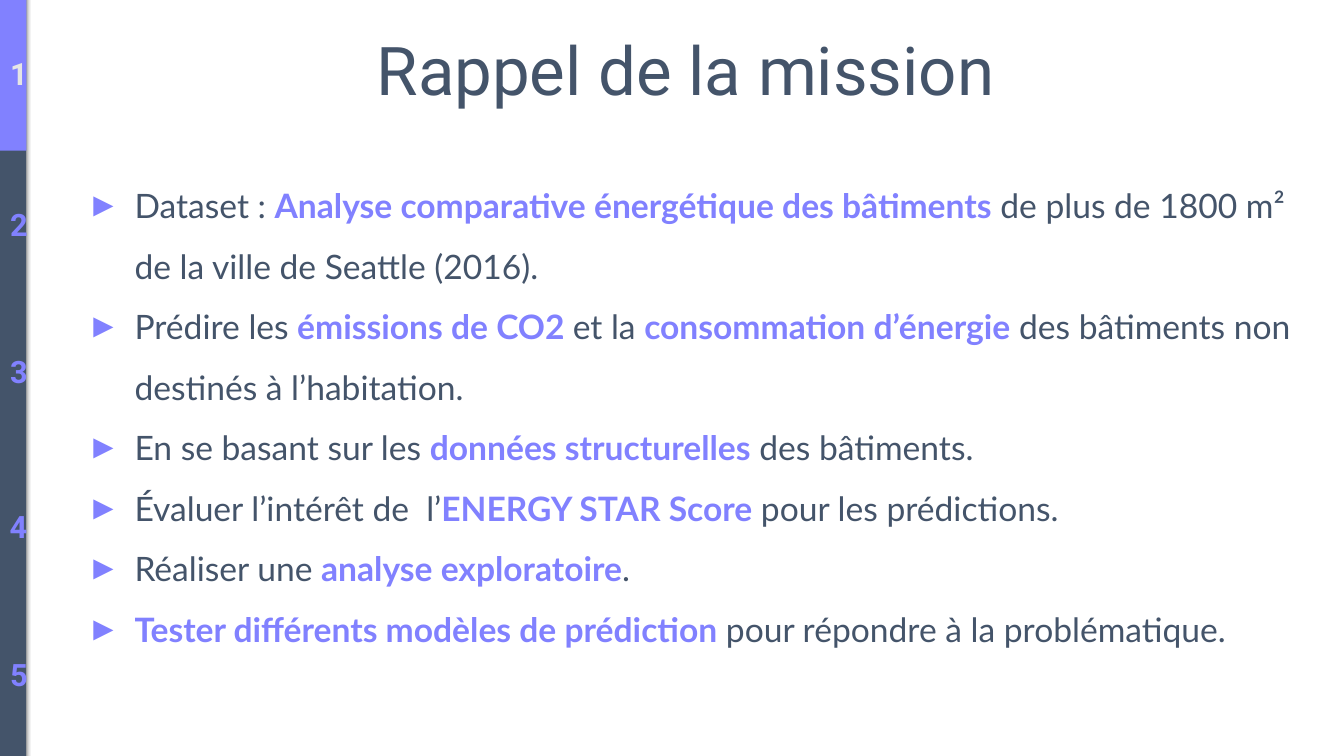
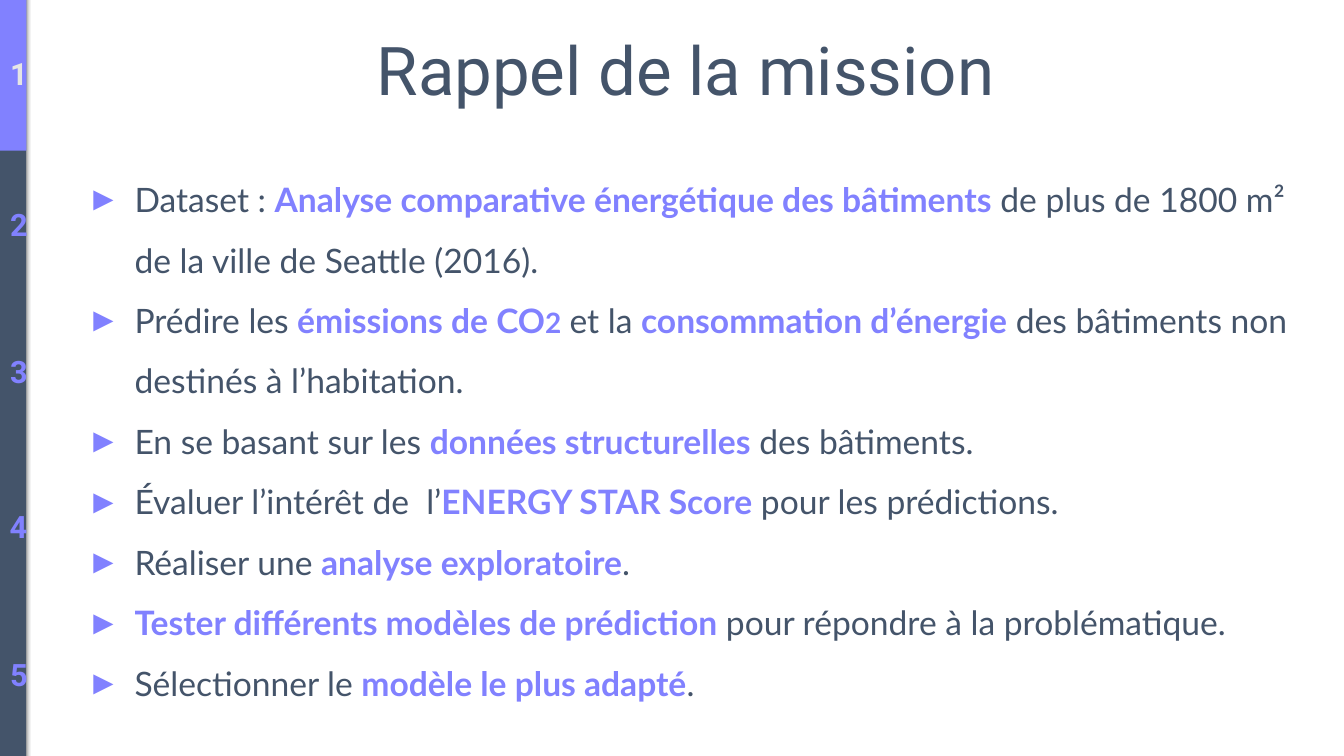
Before and after one commit to BiGHeaDMaX/Predire-Consommation-et-Emissions-de-Batiments, a slide deck: slide 4 of Présentation.pptx. Drawn at 1344x756 pixels with LibreOffice and Linux fonts; fonts in the diff are those of the drawing. Boxes give left, top, right and bottom in pixels: in the first picture for what was removed or moved away, otherwise in the second. Text is boxed around its words. In the diff, an @@ line names an element or a change of style, - is before the commit and + after.

```diff
--- a/Présentation.pptx
+++ b/Présentation.pptx
@@ text at (135,307,1288,394): size 24 to 20 pt in "CO2" @@
@@ text at (135,671,694,702): paragraph added @@
+► Sélectionner le modèle le plus adapté.
```
Also in this commit, not shown: 8 other slides changed, 3 slides added.
